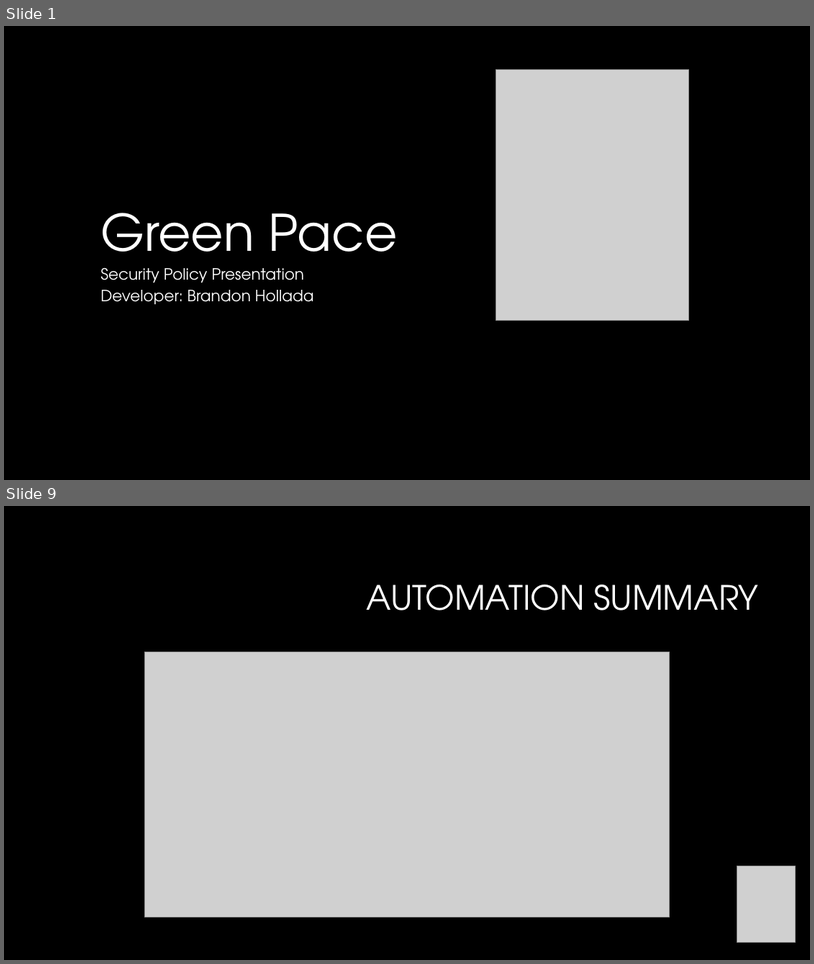
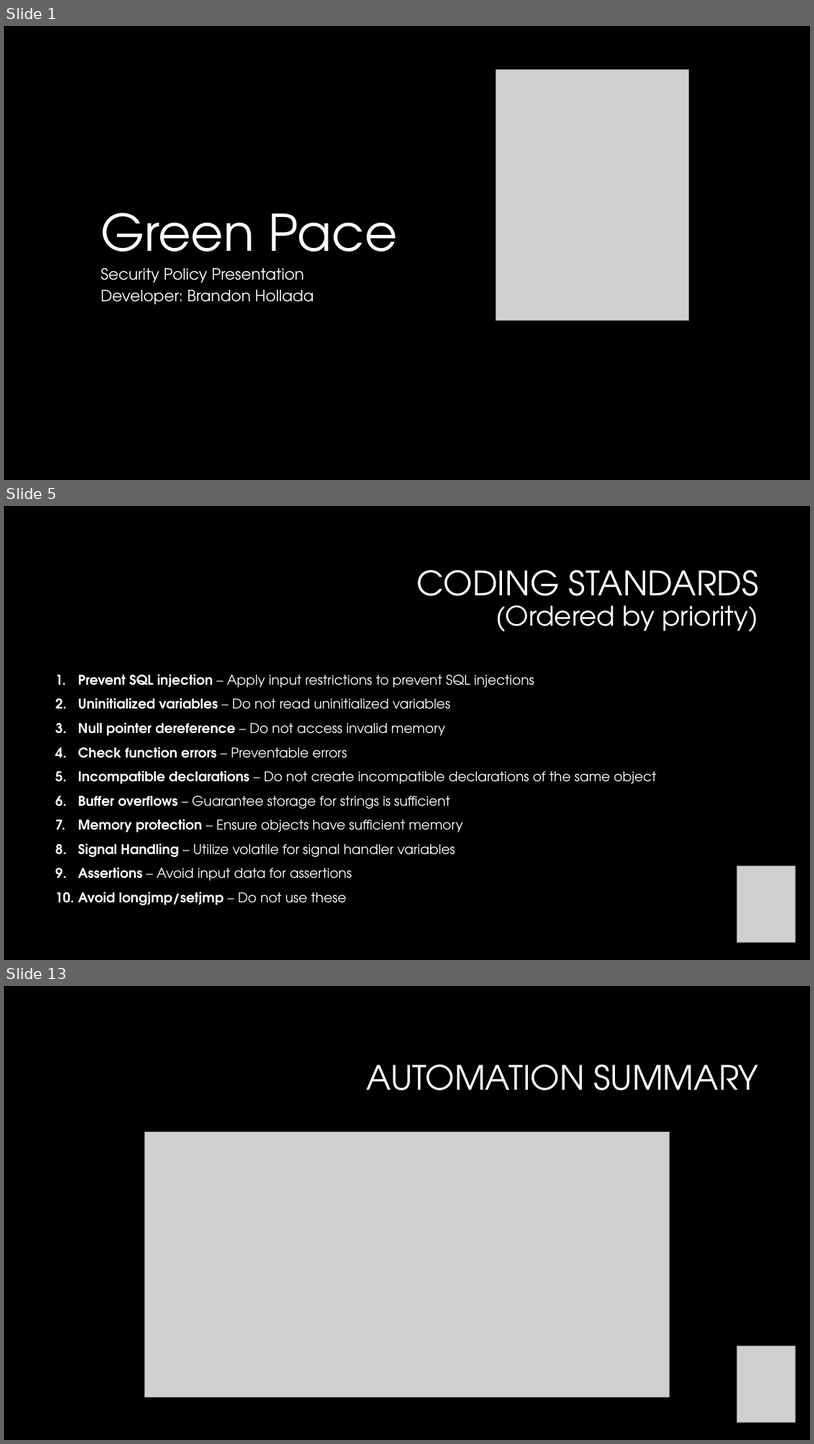
Before and after one commit to HolladaB/CS405, a slide deck: CS 405 Project Two Presentation-Hollada.pptx. Shown one above the other, each under a label of ours: slides 1 and 9 before the commit, slides 1, 5 and 13 after it; the slides between them are not shown. The pictures are 814x964 and 814x1444 pixels, drawn with LibreOffice and Linux fonts; fonts in the diff are those of the drawing; grey boxes stand for pictures; background and template pictures are left out. Boxes give left, top, right and bottom in pixels: in the first picture for what was removed or moved away, otherwise in the second. Text is boxed around its words. In the diff, an @@ line names an element or a change of style, - is before the commit and + after.

```diff
--- a/CS 405 Project Two Presentation-Hollada.pptx
+++ b/CS 405 Project Two Presentation-Hollada.pptx
@@ slide 5 added at [4,506,810,960], background #000000 @@
@@ title added at [417,570,759,631], 32 pt, text #FFFFFF @@
+CODING STANDARDS
+(Ordered by priority)
@@ text added at [78,674,656,905], 16 pt, text #FFFFFF @@
+1. Prevent SQL injection – Apply input restrictions to prevent SQL injections
+2. Uninitialized variables – Do not read uninitialized variables
+3. Null pointer dereference – Do not access invalid memory
+4. Check function errors – Preventable errors
+5. Incompatible declarations – Do not create incompatible declarations of the same object
+6. Buffer overflows – Guarantee storage for strings is sufficient
+7. Memory protection – Ensure objects have sufficient memory
+8. Signal Handling – Utilize volatile for signal handler variables
+9. Assertions – Avoid input data for assertions
+10. Avoid longjmp/setjmp – Do not use these
@@ picture added at [737,866,796,942] @@
@@ what was slide 9 is now slide 13 @@
```
Also in this commit, not shown: 10 slides changed, 5 other slides added, 2 slides removed.
